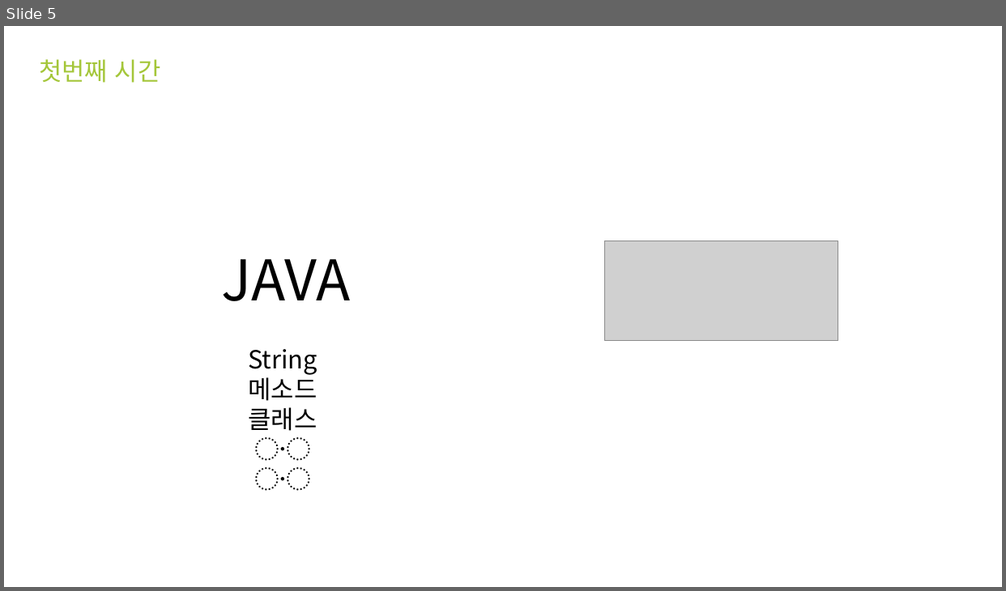
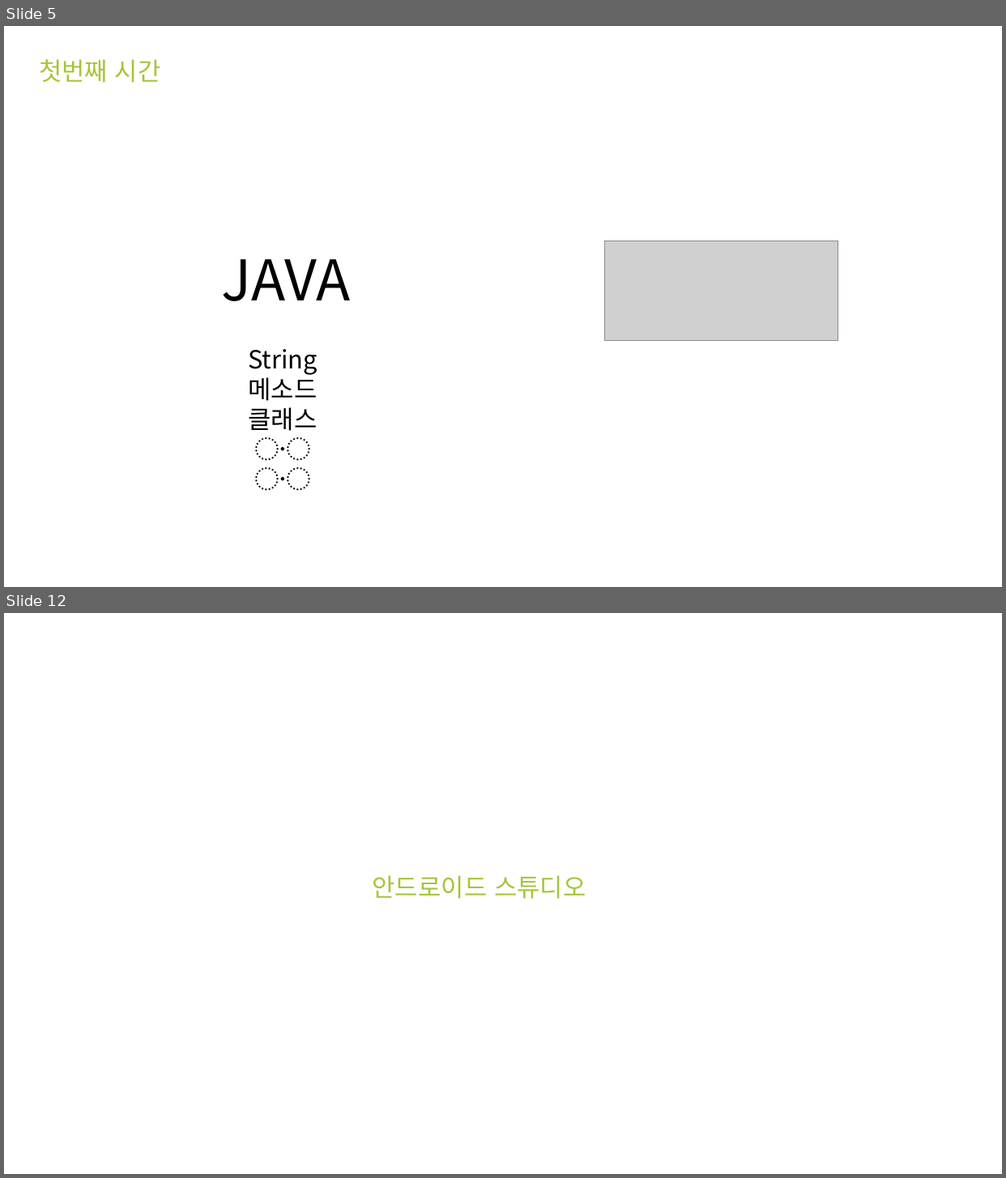
Before and after one commit to SinaGram-DSM/Tasting, a slide deck: Android/Android.pptx. Shown one above the other, each under a label of ours: slide 5 before the commit, slides 5 and 12 after it; the slides between them are not shown. The pictures are 1006x591 and 1006x1178 pixels, drawn with LibreOffice and Linux fonts; fonts in the diff are those of the drawing; grey boxes stand for pictures. Boxes give left, top, right and bottom in pixels: in the first picture for what was removed or moved away, otherwise in the second. Text is boxed around its words. In the diff, an @@ line names an element or a change of style, - is before the commit and + after.

```diff
--- a/Android/Android.pptx
+++ b/Android/Android.pptx
@@ slide 12 added at [4, 613, 1002, 1174], background #FFFFFF @@
@@ text added at [373, 875, 586, 899], 24 pt, text #A4C639 @@
+안드로이드 스튜디오
```
Also in this commit, not shown: 12 other slides added, 2 slides removed.
